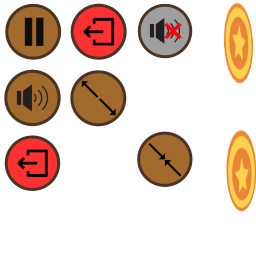
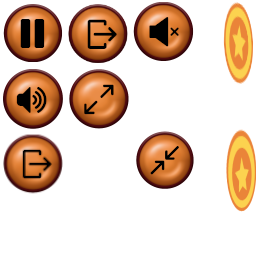
Two versions of the same layered image (256 x 256). Layer-by-layer changes:
hid "Ninja's Parallel Run (4)-Photoroom.png #1" over [left=4, top=135, right=61, bottom=191]
hid "Ninja's Parallel Run (12)-Photoroom.png" over [left=70, top=70, right=127, bottom=127]
hid "Ninja's Parallel Run (11)-Photoroom.png" over [left=137, top=131, right=193, bottom=187]
hid "Ninja's Parallel Run (9)-Photoroom.png" over [left=4, top=69, right=61, bottom=127]
hid "Ninja's Parallel Run (5)-Photoroom.png" over [left=137, top=4, right=193, bottom=59]
hid "Ninja's Parallel Run (4)-Photoroom.png" over [left=70, top=3, right=127, bottom=60]
added layer "Untitled design (9).png" above "Untitled design (8).png" over [left=136, top=131, right=194, bottom=189]
added layer "Untitled design (8).png" above "Untitled design (2).png" over [left=69, top=69, right=129, bottom=129]
added layer "Untitled design (2).png" above "Untitled design (4).png" over [left=133, top=2, right=194, bottom=61]
added layer "Untitled design (4).png" above "Untitled design (5).png" over [left=3, top=69, right=63, bottom=129]
added layer "Untitled design (5).png" above "Untitled design (1).png #1" over [left=3, top=4, right=63, bottom=62]
added layer "Untitled design (1).png #1" above "Untitled design (1).png" over [left=68, top=4, right=128, bottom=63]
added layer "Untitled design (1).png" above "Ninja's Parallel Run (10)-Photoroom.png" over [left=3, top=134, right=63, bottom=194]
hid "Ninja's Parallel Run (10)-Photoroom.png" over [left=5, top=4, right=62, bottom=60]
